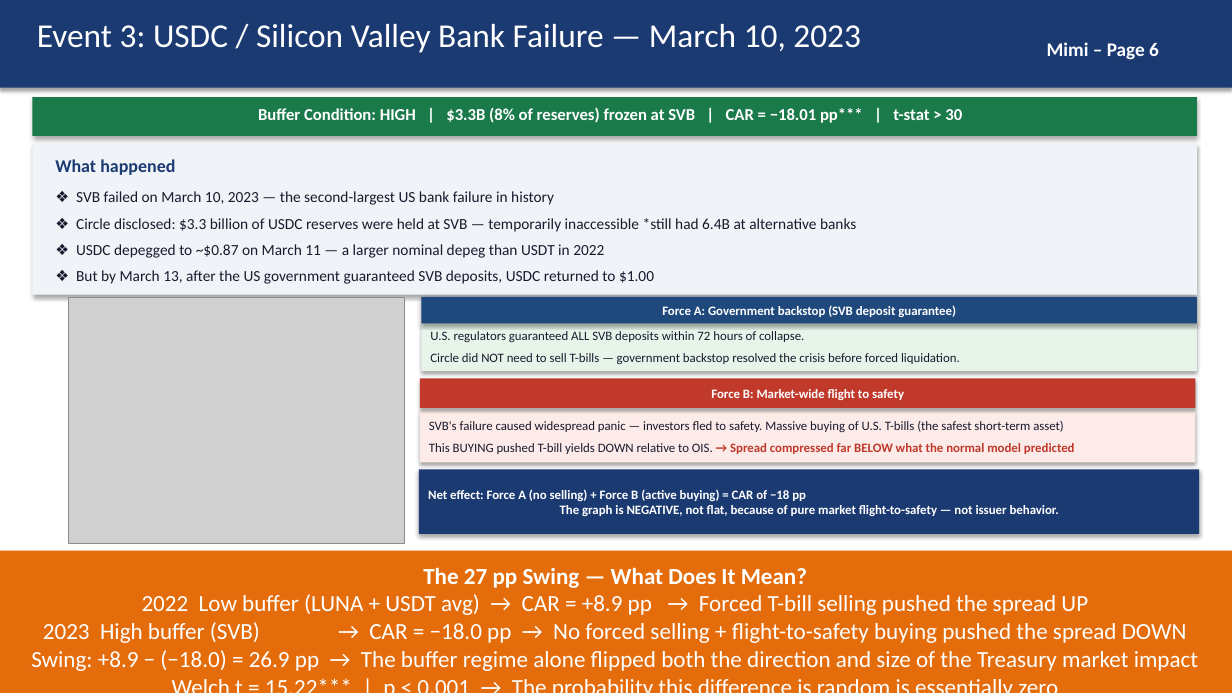
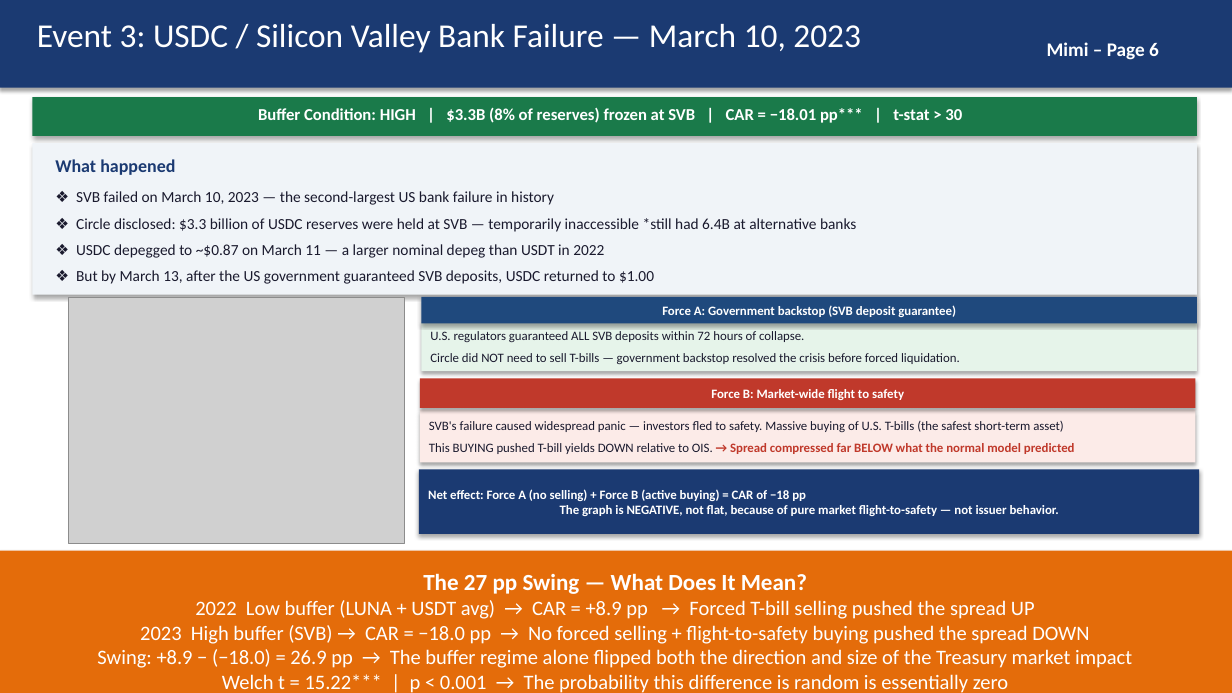
Before and after one commit to kimmireu0921/Stablecoins-and-the-Exorbitant-Privilege, a slide deck: slide 6 of presentations/0526_Stablecoin_Exorbitant_Privilege.pptx. Drawn at 1232x693 pixels with LibreOffice and Linux fonts; fonts in the diff are those of the drawing; grey boxes stand for pictures. Boxes give left, top, right and bottom in pixels: in the first picture for what was removed or moved away, otherwise in the second. Text is boxed around its words. In the diff, an @@ line names an element or a change of style, - is before the commit and + after.

```diff
--- a/presentations/0526_Stablecoin_Exorbitant_Privilege.pptx
+++ b/presentations/0526_Stablecoin_Exorbitant_Privilege.pptx
@@ rectangle "The 27 pp Swing — ..." at bbox=[0, 551, 1232, 693]: size 18 to 16 pt @@
```
Also in this commit, not shown: 1 other slide changed.
